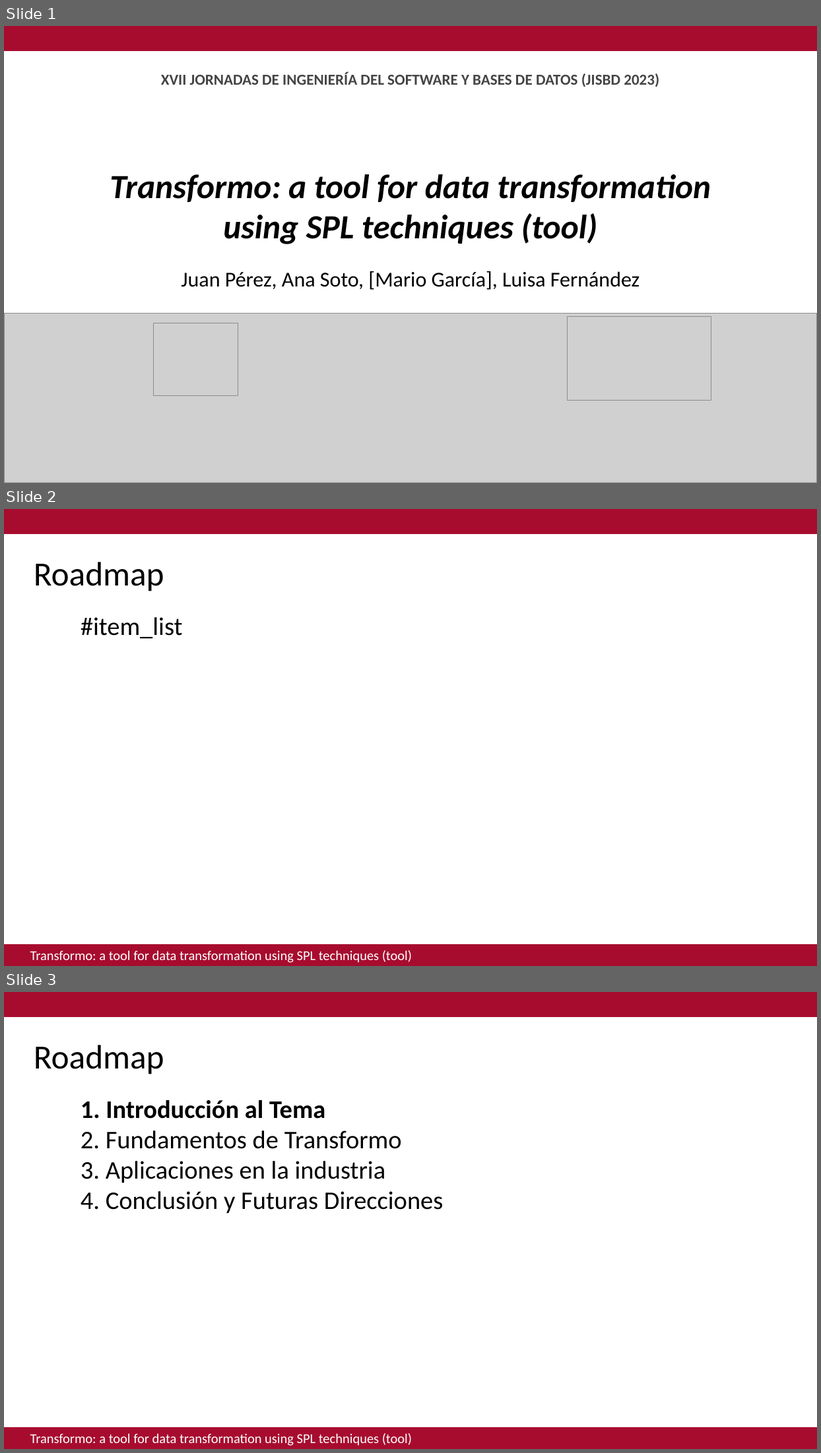
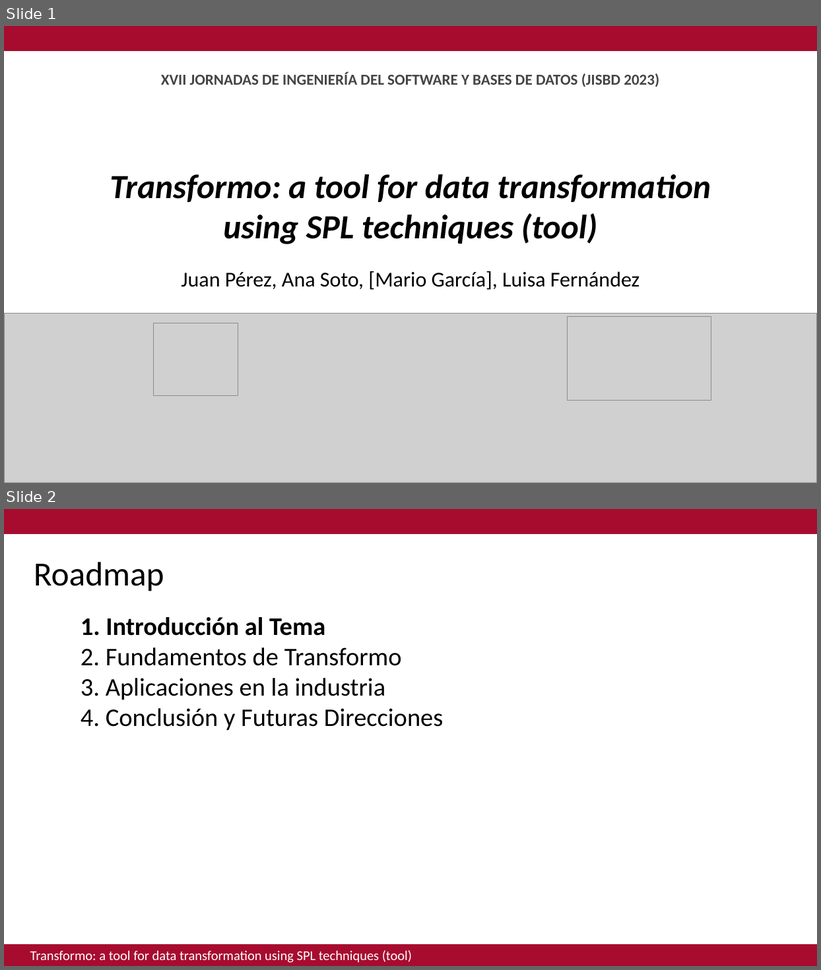
Before and after one commit to diverso-lab/slidy, a slide deck: output.pptx. Shown one above the other, each under a label of ours: slides 1, 2 and 3 before the commit, slides 1 and 2 after it. The pictures are 821x1453 and 821x970 pixels, drawn with LibreOffice and Linux fonts; fonts in the diff are those of the drawing; grey boxes stand for pictures. Boxes give left, top, right and bottom in pixels: in the first picture for what was removed or moved away, otherwise in the second. Text is boxed around its words. In the diff, an @@ line names an element or a change of style, - is before the commit and + after.

```diff
--- a/output.pptx
+++ b/output.pptx
@@ slide 2 removed at bbox=[4, 509, 817, 966], background #FFFFFF @@
@@ rectangle removed at bbox=[4, 509, 817, 534] @@
@@ text removed at bbox=[34, 562, 164, 591] @@
-Roadmap
@@ text removed at bbox=[81, 617, 183, 639] @@
-#item_list
@@ rectangle removed at bbox=[4, 945, 817, 966] @@
@@ text removed at bbox=[30, 951, 412, 963] @@
-Transformo: a tool for data transformation using SPL techniques (tool)
@@ what was slide 3 is now slide 2 @@
```
Also in this commit, not shown: 3 other files.
